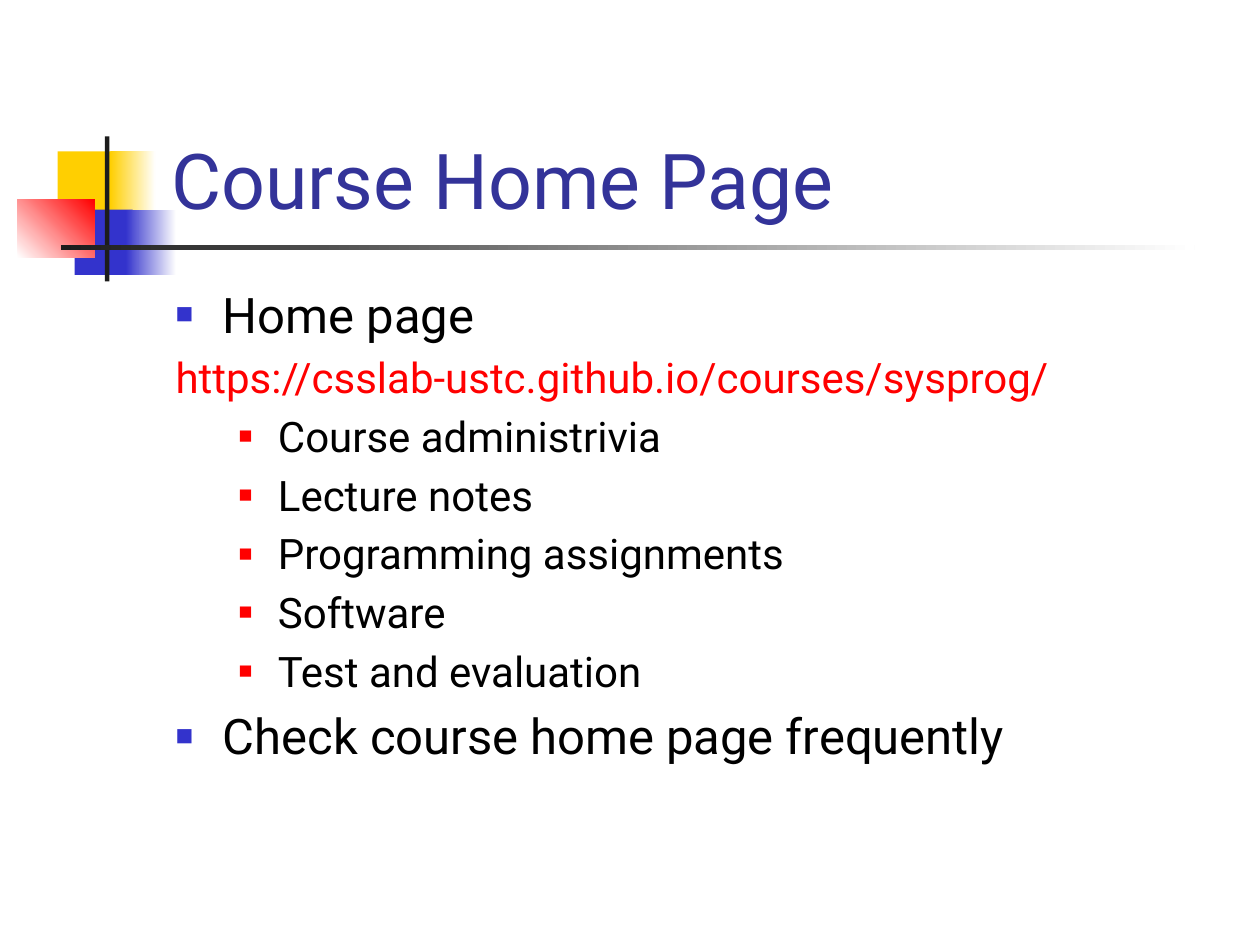
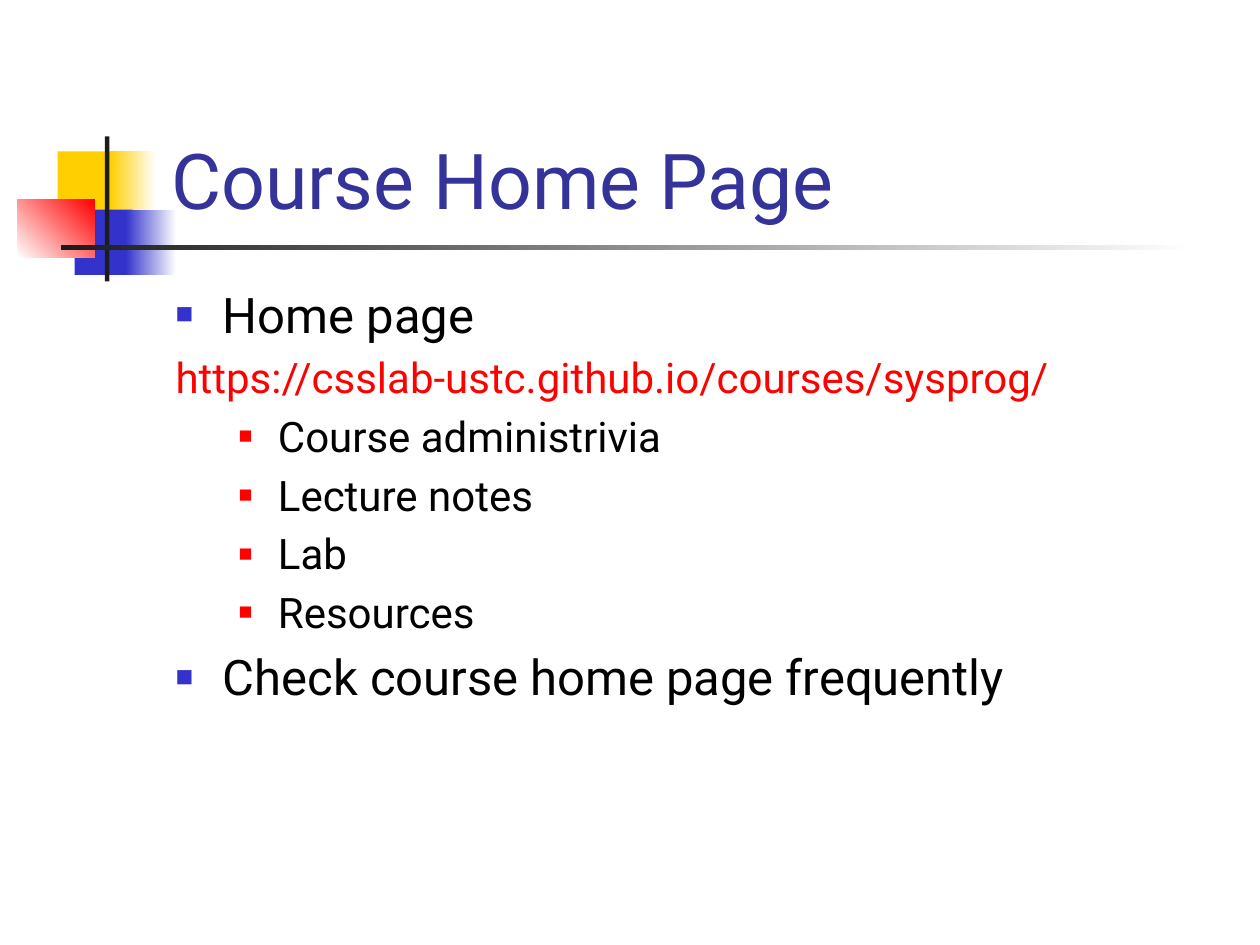
Before and after one commit to csslab-ustc/csslab-ustc.github.io, a slide deck: slide 10 of courses/sysprog/slides/lec01-overview.pptx (slide 9 before the commit). Drawn at 1260x945 pixels with LibreOffice and Linux fonts; fonts in the diff are those of the drawing. Boxes give left, top, right and bottom in pixels: in the first picture for what was removed or moved away, otherwise in the second. Text is boxed around its words. In the diff, an @@ line names an element or a change of style, - is before the commit and + after.

```diff
--- a/courses/sysprog/slides/lec01-overview.pptx
+++ b/courses/sysprog/slides/lec01-overview.pptx
@@ text at (278,537,475,629): text changed @@
-  ■ Programming assignments
-  ■ Software
-  ■ Test and evaluation
+  ■ Lab
+  ■ Resources
```
Also in this commit, not shown: 9 other slides changed, 2 slides added, 1 slide removed, 28 other files.
